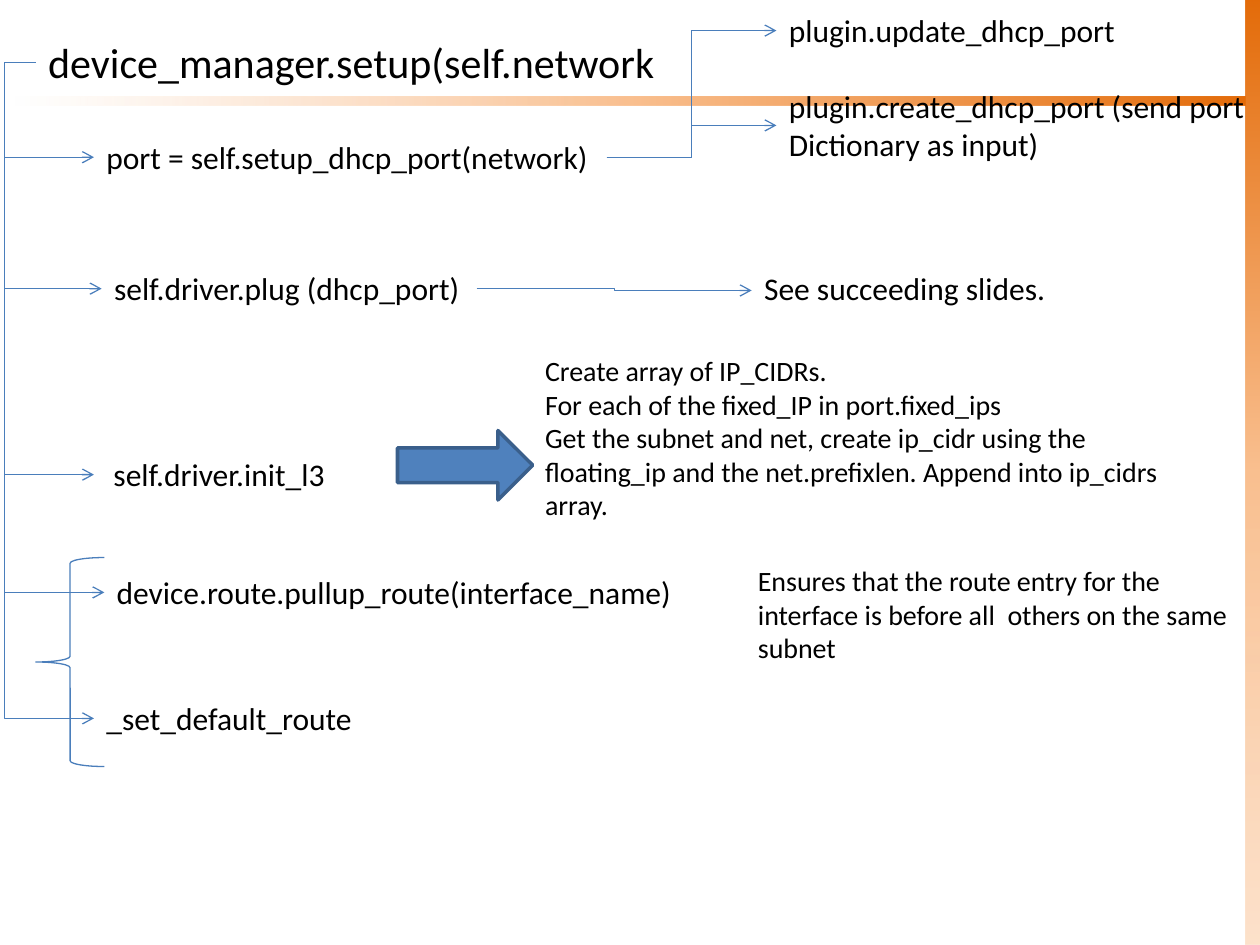
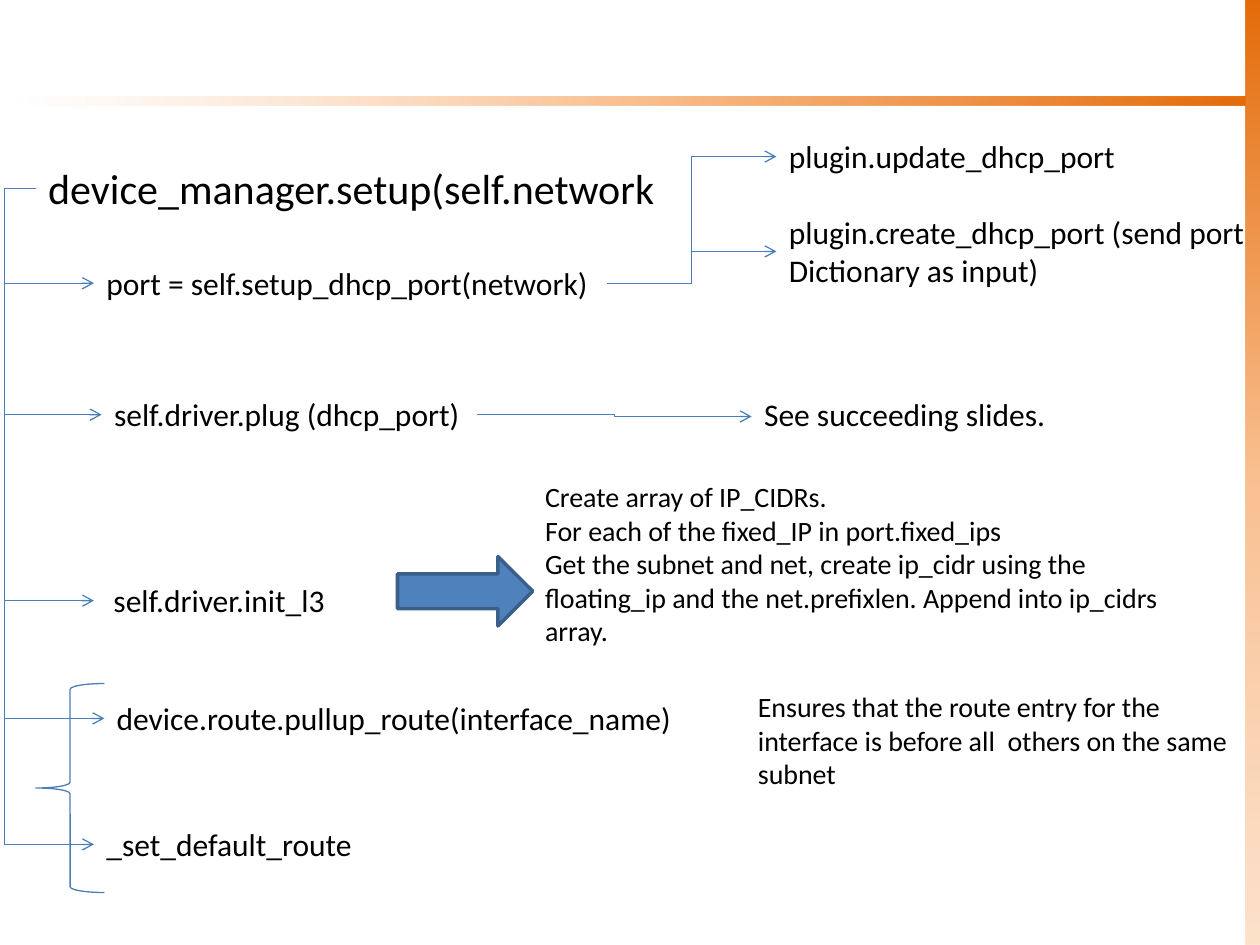
Before and after one commit to sknrao/openstack-neutron-revengg, a slide deck: slide 12 of OS-Neutron-DHCP.pptx. Drawn at 1260x945 pixels with LibreOffice and Linux fonts; fonts in the diff are those of the drawing. Boxes give left, top, right and bottom in pixels: in the first picture for what was removed or moved away, otherwise in the second. Text is boxed around its words. In the diff, an @@ line names an element or a change of style, - is before the commit and + after.

```diff
--- a/OS-Neutron-DHCP.pptx
+++ b/OS-Neutron-DHCP.pptx
@@ 11 texts, 8 elbow arrows, 1 right arrow, 1 left brace: place and size @@
-11 texts, 8 elbow arrows, 1 right arrow, 1 left brace at (4,20,1244,766)
+11 texts, 8 elbow arrows, 1 right arrow, 1 left brace at (4,146,1244,892)
```
Also in this commit, not shown: 3 other slides changed, 1 slide removed, 3 other files.
